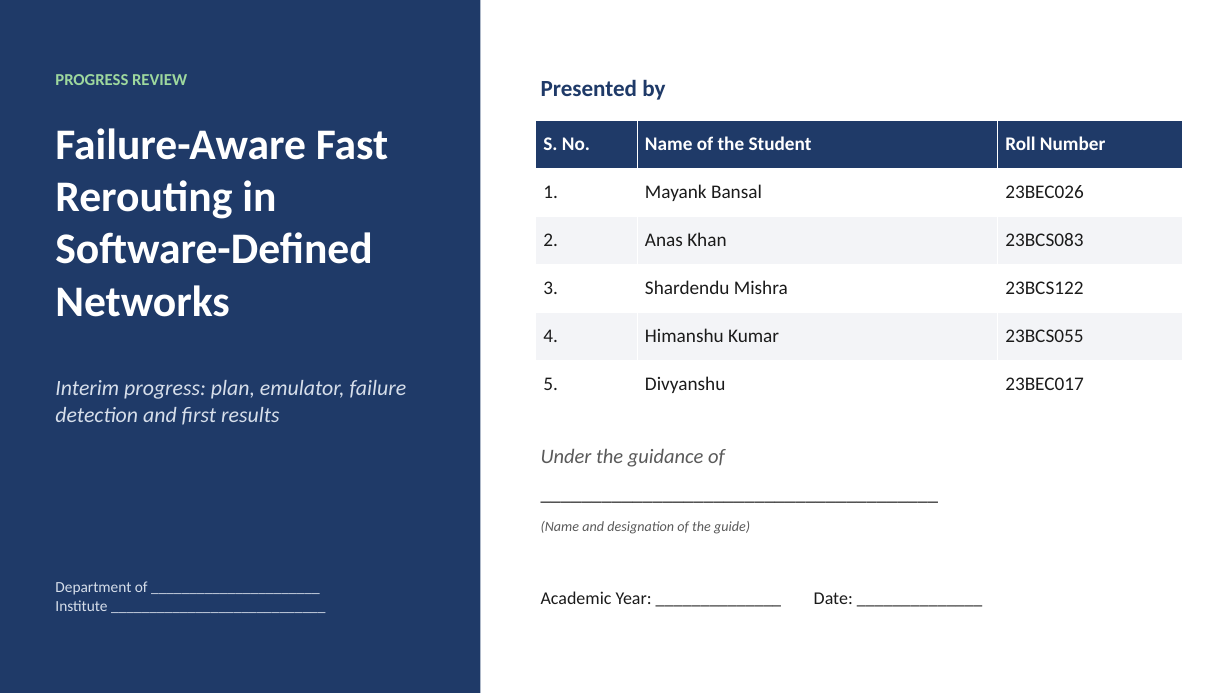
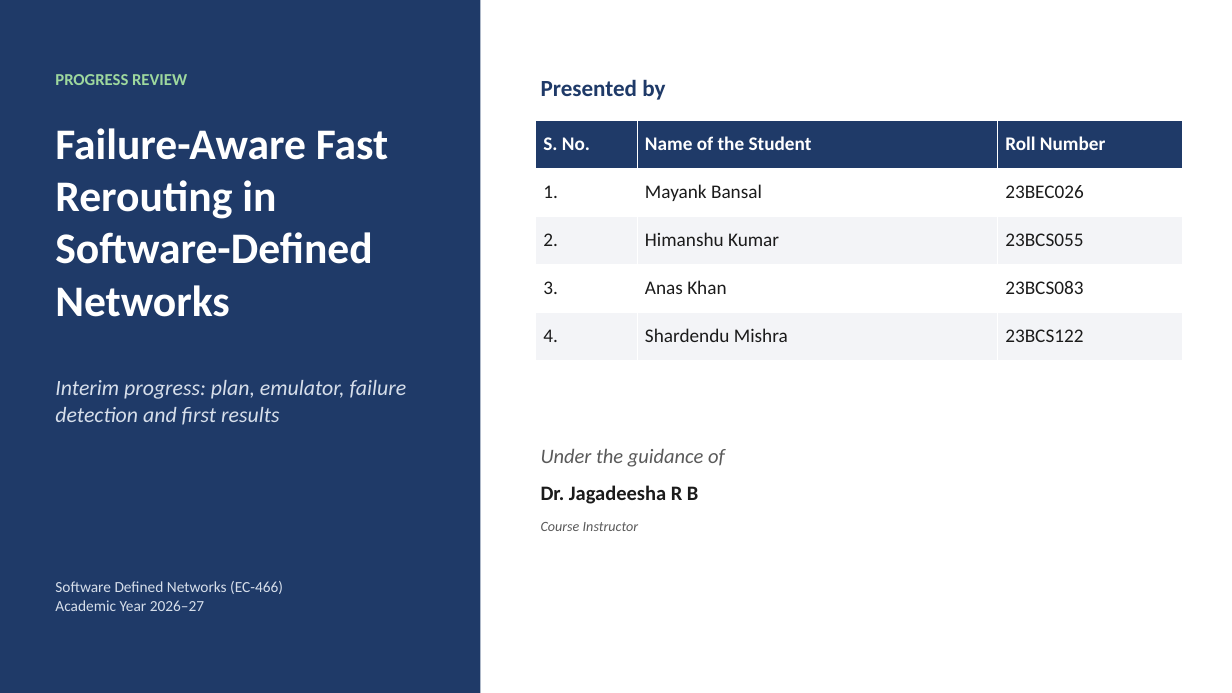
Before and after one commit to Mayank-8127/sdn_project, a slide deck: slide 1 of docs/progress/Progress_Presentation.pptx. Drawn at 1232x693 pixels with LibreOffice and Linux fonts; fonts in the diff are those of the drawing. Boxes give left, top, right and bottom in pixels: in the first picture for what was removed or moved away, otherwise in the second. Text is boxed around its words. In the diff, an @@ line names an element or a change of style, - is before the commit and + after.

Commit message:
docs: team, course and guide on report and slide front pages; paper figure script
Front pages of the interim and final reports and decks list the four
students, the course (Software Defined Networks, EC-466) and the guide
(Dr. Jagadeesha R B); empty department/institute fields are removed and
the PDFs are regenerated. paper/make_figures.py draws the IEEE paper's
figures from docs/results; the LaTeX source itself stays out of git.

```diff
--- a/docs/progress/Progress_Presentation.pptx
+++ b/docs/progress/Progress_Presentation.pptx
@@ table at [536, 120, 1183, 409] @@
-row 3: 2. | Anas Khan | 23BCS083
-row 4: 3. | Shardendu Mishra | 23BCS122
-row 5: 4. | Himanshu Kumar | 23BCS055
-row 6: 5. | Divyanshu | 23BEC017
+row 3: 2. | Himanshu Kumar | 23BCS055
+row 4: 3. | Anas Khan | 23BCS083
+row 5: 4. | Shardendu Mishra | 23BCS122
@@ text at [541, 485, 698, 504]: text changed; bold on @@
-_______________________________________
+Dr. Jagadeesha R B
@@ text at [541, 522, 639, 531]: text changed @@
-(Name and designation of the guide)
+Course Instructor
@@ text at [55, 581, 283, 611]: text changed @@
-Department of ______________________
-Institute ____________________________
+Software Defined Networks (EC-466)
+Academic Year 2026–27
@@ text removed at [541, 591, 853, 604] @@
-Academic Year: ______________ Date: ______________
```
Also in this commit, not shown: 14 other files.
